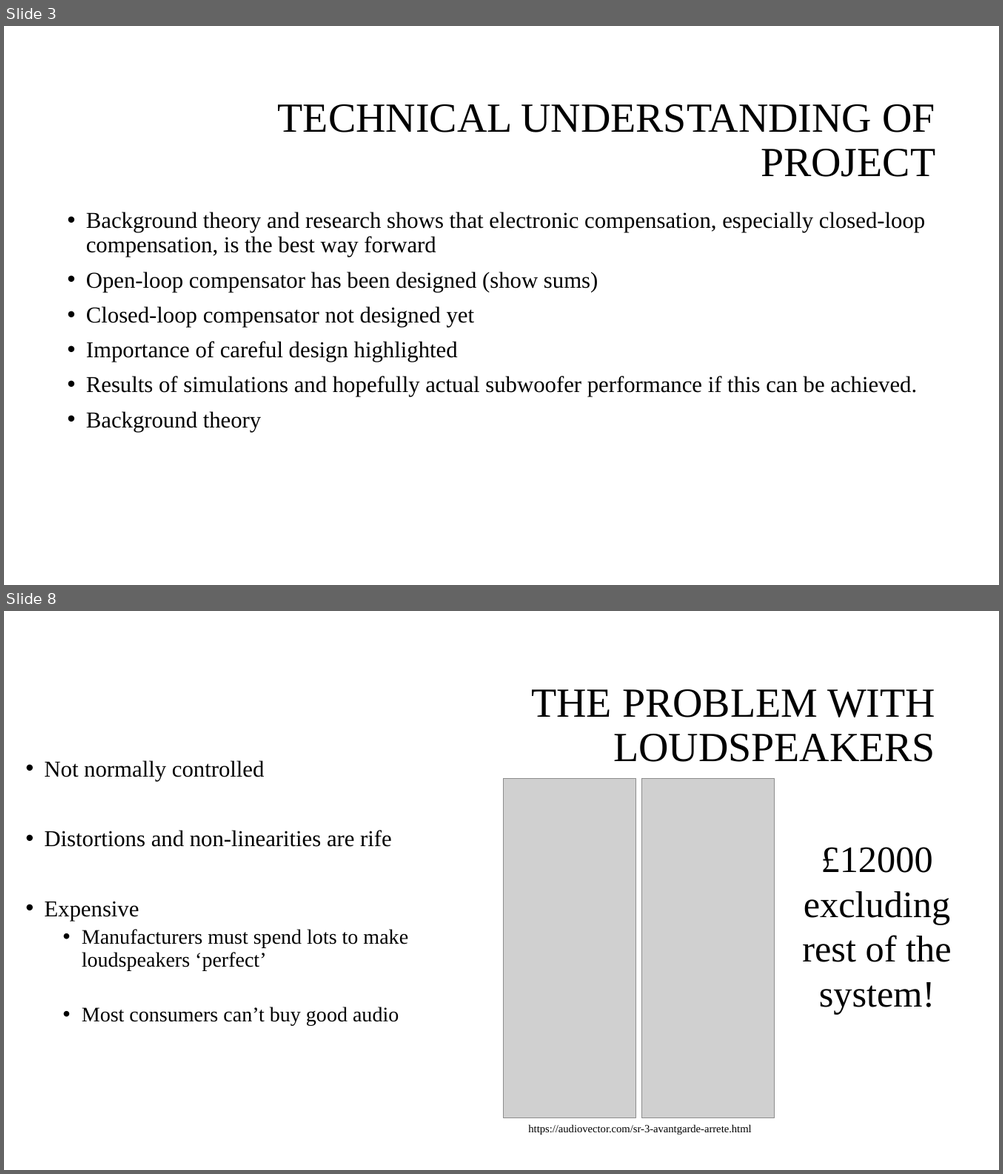
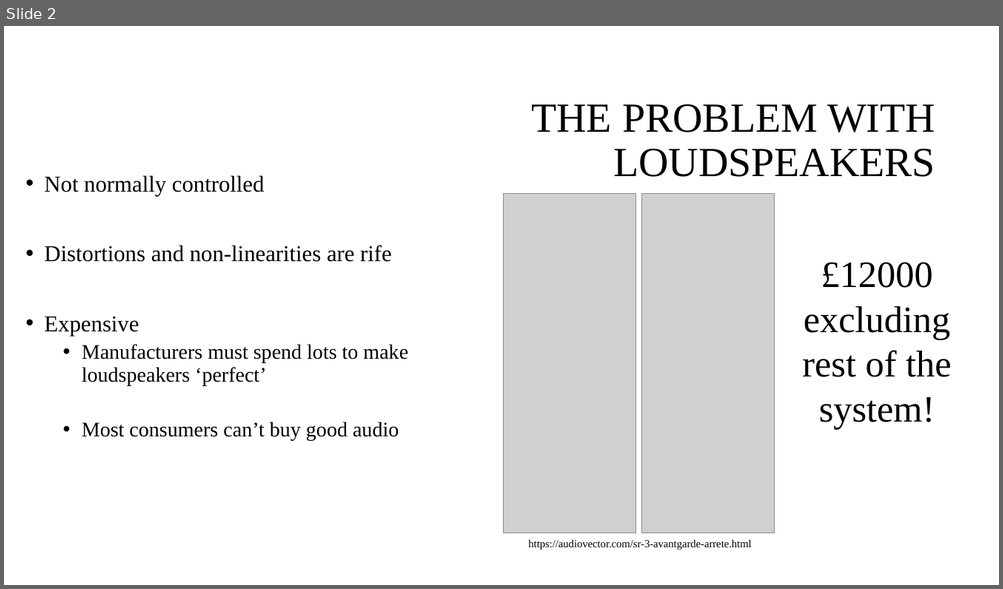
Before and after one commit to spez1998/3rd-year-project, a slide deck: Deliverables/2ndMarkerViva/viva_presentation.pptx. Shown one above the other, each under a label of ours: slides 3 and 8 before the commit, slide 2 after it; the slides between them are not shown. The pictures are 1003x1174 and 1003x589 pixels, drawn with LibreOffice and Linux fonts; fonts in the diff are those of the drawing; grey boxes stand for pictures; background and template pictures are left out. Boxes give left, top, right and bottom in pixels: in the first picture for what was removed or moved away, otherwise in the second. Text is boxed around its words. In the diff, an @@ line names an element or a change of style, - is before the commit and + after.

```diff
--- a/Deliverables/2ndMarkerViva/viva_presentation.pptx
+++ b/Deliverables/2ndMarkerViva/viva_presentation.pptx
@@ slide 3 removed at (x1=4, y1=26, x2=999, y2=585), background #FFFFFF @@
@@ title removed at (x1=278, y1=104, x2=935, y2=177) @@
-TECHNICAL UNDERSTANDING OF PROJECT
@@ text removed at (x1=86, y1=212, x2=925, y2=432) @@
-• Background theory and research shows that electronic compensation, especially closed-loop compensation, is the best way forward
-• Open-loop compensator has been designed (show sums)
-• Closed-loop compensator not designed yet
-• Importance of careful design highlighted
-• Results of simulations and hopefully actual subwoofer performance if this can be achieved.
-• Background theory
@@ what was slide 8 is now slide 2 @@
```
Also in this commit, not shown: 4 slides changed, 2 slides added, 4 other slides removed, 1 other file.
